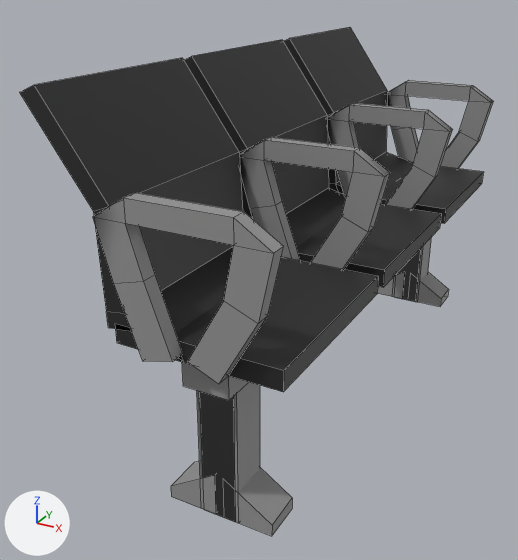
What one commit did to the FBX model Los Skibidies en el tren/Assets/3D Models/Banco/Chairs.fbx.
One viewpoint serves both versions: a 50 mm lens placed at (2.34, -5.39, 3.48), pointed at (-0.4, -0.42, 0.99). Arrows for +X, +Y and +Z are at lower left; the lights stay in place. Mesh edges are drawn as thin lines. Where no turn or scale is listed for an object, it has been applied to the vertices.

In view in the first picture: 'chair'.
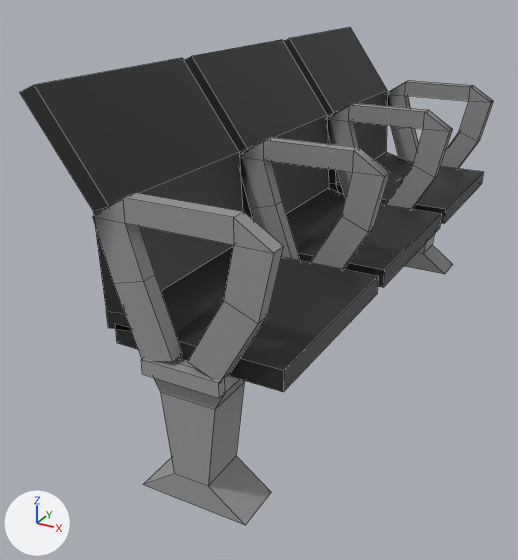
The newer file is also turned or shifted as a whole; pictures and numbers use the older file's frame.

Changed parts and their boxes [x1, y1, x2, y2] in the pictures (518 x 560 px):
'chair', reshaped (28% shorter): before [20, 27, 493, 536]; after [20, 27, 493, 392]
'pCube1', added: after [141, 235, 453, 525]
part 1 of me_mesh, deleted: before [171, 238, 448, 536]

The change in detail:
Material 'lambert4' (mat_lambert4) is new.
Its base color is (0.324, 0.324, 0.324) (grey #9a9a9a).
me_mesh is used by ob_chair; location (0.0, 0.0, 1.533).
me_mesh had 268 vertices, 245 faces and spanned x -0.9..0.83, y -2.47..2.44, z -1.53..1.33.
me_mesh now has 196 vertices, 191 faces and spans x -0.9..0.83, y -2.47..2.44, z -0.21..1.33.
me_mesh part 1: 9 loose pieces with 72 vertices, spanning x -0.17..0.64, y -2.25..2.3, z -1.53..-0.22, are deleted.
me_mesh no longer uses material mat_material_004 (dark grey #666666).
Mesh me_mesh_001 is new.
It has 48 vertices, 46 faces and spans x -0.39..0.39, y -2.49..2.49, z -0.97..0.05.
It uses material mat_lambert4 (grey #9a9a9a).
Object 'pCube1' (ob_pcube1) is new; it shows me_mesh_001.
Its location is (0.217, 0.0, 1.299).
